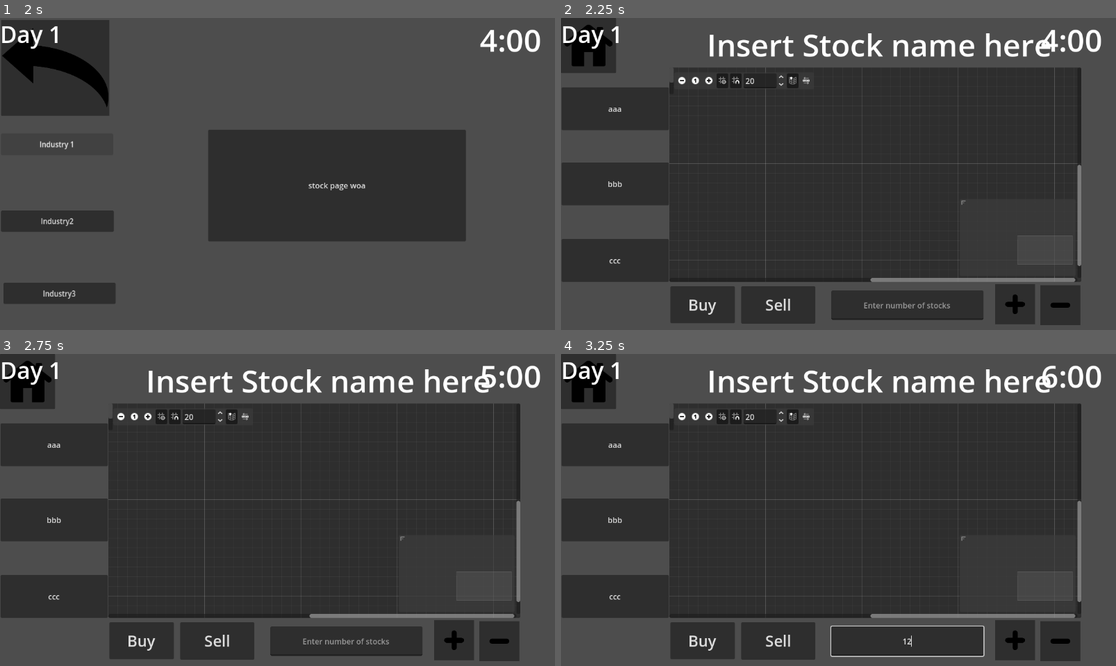
Above: before the commit, frames 1-4 (two rows, left to right).
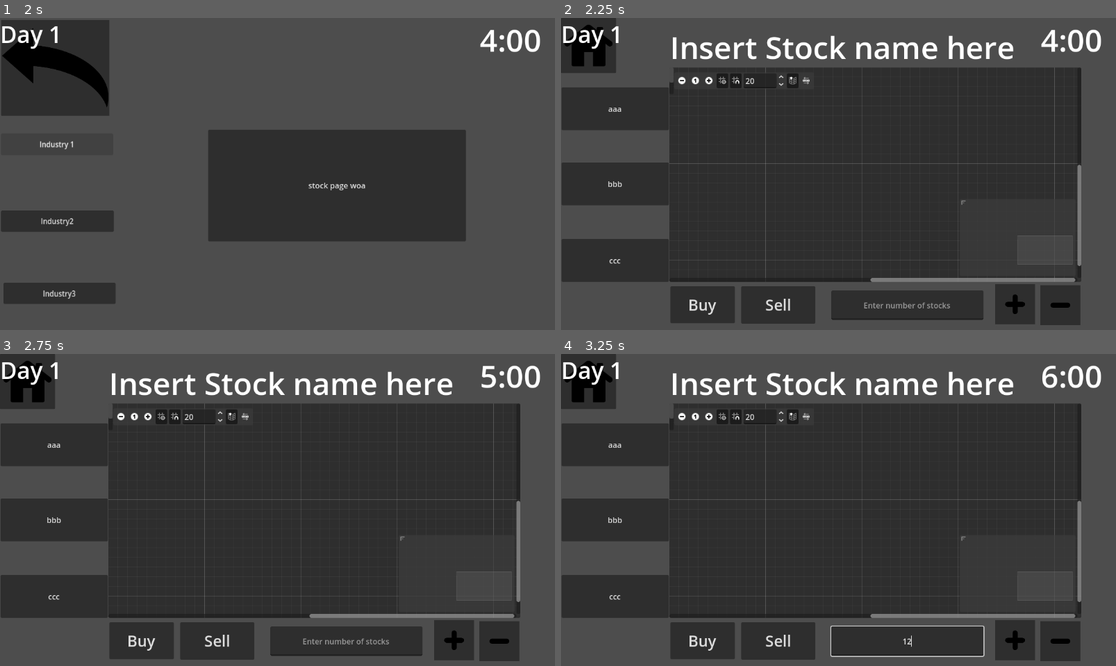
Above: after the commit, the same moments.

Repository: adenk2048/test-2
Game: Godot game, scene res://Test2.tscn
The game is run twice, just before and just after one commit, with the same random seed, the same clock (stepped at 60 frames per second) and the same inputs.
Inputs (mouse positions are in pixels of both pictures, inside the frame that each line leads up to):
- Up to frame 1 (2 s): click (277, 283) at 0.5 s; click "Industry 1" at 1.25 s
- Up to frame 2 (2.25 s): click "stock page woa" at 2 s
- Up to frame 3 (2.75 s): no input
- Up to frame 4 (3.25 s): click (905, 641) at 2.77 s; type "12" at 2.85 s

Frame 1 is identical in both runs. In frame 2, 2.4% of the frame differs, in the area x 20-89%, y 4-14%; in frame 3, 2.4%; in frame 4, 2.4%.
Error after the commit: Invalid assignment of property or key 'text' with value of type 'String' on a base object of type 'null instance'. (res://stockpage.gd:21)

Commit message:
Added a working display for money on the stock page and fixed some bugs that would break the game (still need to do more)

Diff:
--- a/stock_page.tscn
+++ b/stock_page.tscn
@@ -16,10 +16,10 @@
 
 [node name="Stock name" type="Label" parent="Control"]
 layout_mode = 0
-offset_left = 235.0
-offset_top = 8.0
-offset_right = 1087.0
-offset_bottom = 103.0
+offset_left = 158.0
+offset_top = 13.0
+offset_right = 1010.0
+offset_bottom = 108.0
 theme_override_font_sizes/font_size = 64
 text = "Insert Stock name here"
 horizontal_alignment = 1
--- a/stockpage.gd
+++ b/stockpage.gd
@@ -7,6 +7,7 @@
 @onready var buy_button: Button = $Buy
 @onready var sell_button: Button = $Sell
 @onready var stock_input: LineEdit = $NumberOfStocks
+@onready var money_value: Label = $Money
 var currentStock = 0;
 var stockCost = 10;
 
@@ -17,6 +18,7 @@
 
 # Called every frame. 'delta' is the elapsed time since the previous frame.
 func _process(delta: float) -> void:
+	money_value.text = "$" + str(MoneyAndStocks.money)
 	home_button.pressed.connect(_gotohome)
 	industry1_button.pressed.connect(_gotoindustry1)
 	industry2_button.pressed.connect(_gotoindustry2)
@@ -38,11 +40,13 @@
 	print(stock_input.text)
 	print("bought " + stock_input.text + " stocks")
 	MoneyAndStocks.stocks[currentStock]+=int(stock_input.text)
-	MoneyAndStocks.money-=stockCost
+	if !stock_input.text == "":
+		MoneyAndStocks.money-=stockCost*int(stock_input.text)
 	print("You now have " + str(MoneyAndStocks.stocks[currentStock]) + " stocks")
 func _sell():
 	print(stock_input.text)
 	print("sold " + stock_input.text + " stocks")
 	MoneyAndStocks.stocks[currentStock]-=int(stock_input.text)
-	MoneyAndStocks.money+=stockCost
+	if !stock_input.text == "":
+		MoneyAndStocks.money+=stockCost*int(stock_input.text)
 	print("You now have " + str(MoneyAndStocks.stocks[currentStock]) + " stocks")
